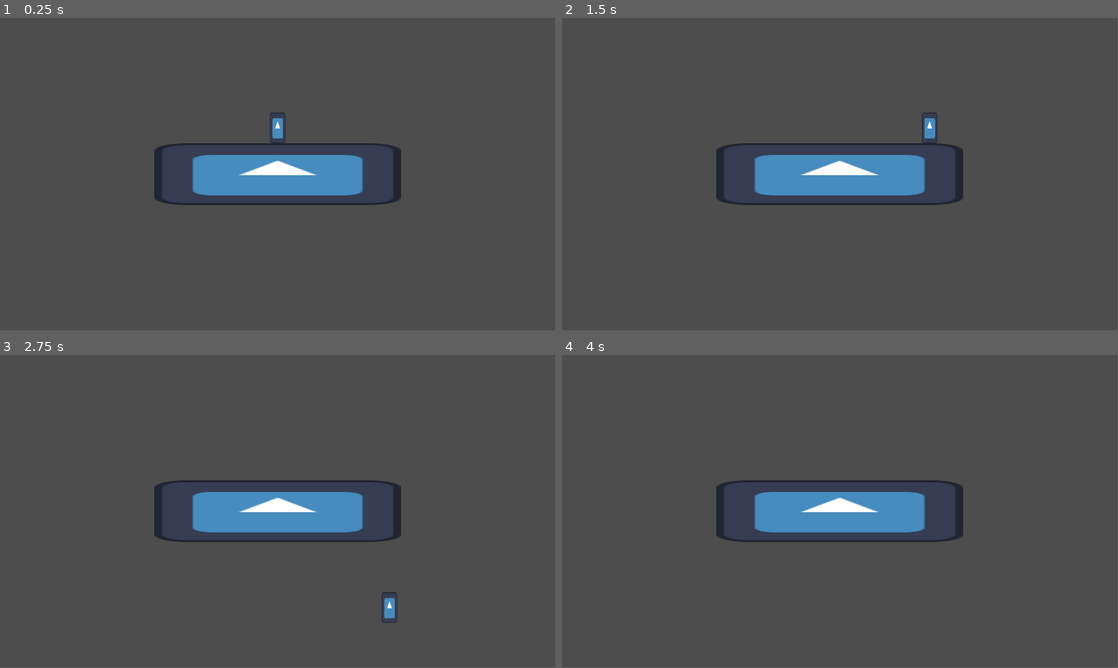
Above: before the commit, frames 1-4 (two rows, left to right).
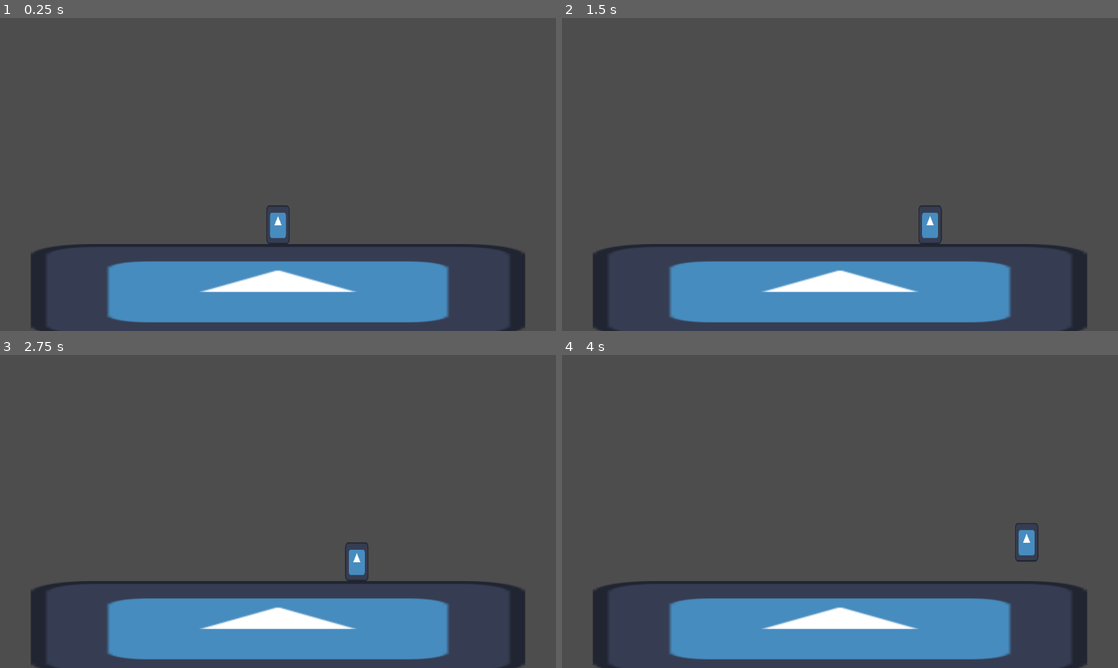
Above: after the commit, the same moments.

Repository: Shuflduf/Goose-Fight-Real
Game: Godot game, scene res://world.tscn
The game is run twice, just before and just after one commit, with the same random seed, the same clock (stepped at 60 frames per second) and the same inputs. The engine's default icon, where the game draws it, is replaced by a stand-in: a white triangle on a blue panel in a dark square.
Inputs:
- Up to frame 1 (0.25 s): no input
- Up to frame 2 (1.5 s): tap Enter at 0.5 s; hold Right (ui_right) from 0.53 s (still down); tap Z (jump) at 0.77 s
- Up to frame 3 (2.75 s): tap Z (jump) at 1.52 s; release Right (ui_right) at 2.03 s; hold Left (ui_left) from 2.03 s (still down)
- Up to frame 4 (4 s): release Left (ui_left) at 2.78 s; hold Right (ui_right) from 2.78 s (still down); tap Z (jump) at 3.02, 3.77 s
In our replay, the window is 799x449 before the commit and 800x450 after it. These sizes can differ from the game's own. Grey fills any space a smaller window leaves; there, only what the larger window draws over its background counts as a difference.

The runs differ from the first frame. In frame 1, 20% of the frame differs, in the area x 5-95%, y 30-100%; in frame 2, 20%; in frame 3, 20%; in frame 4, 20%.

Commit message:
copy roa stuff

Diff:
--- a/player.gd
+++ b/player.gd
@@ -1,10 +1,11 @@
 extends CharacterBody2D
 
-const MAX_FALL: float = 450.0
-const JUMP_FORCE: float = -350.0
-const HOP_FORCE: float = -200.0
-const HOP_WINDOW: float = 0.1
+const MAX_FALL: float = 1450.0
+const JUMP_FORCE: float = -750.0
+const HOP_FORCE: float = -400.0
+const HOP_WINDOW: float = 0.15
 const MAX_COYOTE_TIME: float = 0.1
+const GRAVITY_MULT: float = 2.0
 
 var jumping: bool = false
 var jump_timer: float = 0.0
@@ -19,7 +20,7 @@
     move_and_slide()
 
 func handle_vertical(delta: float) -> void:
-    velocity.y += get_gravity().y * delta
+    velocity.y += get_gravity().y * delta * GRAVITY_MULT
     velocity.y = min(velocity.y, MAX_FALL)
 
     if is_on_floor():
--- a/player.tscn
+++ b/player.tscn
@@ -4,7 +4,7 @@
 [ext_resource type="Texture2D" uid="uid://3xqqed77bhqb" path="res://icon.svg" id="2_i3pqv"]
 
 [sub_resource type="RectangleShape2D" id="RectangleShape2D_fj7yv"]
-size = Vector2(32, 64)
+size = Vector2(48, 80)
 
 [node name="Player" type="CharacterBody2D"]
 script = ExtResource("1_onrkg")
@@ -13,5 +13,5 @@
 shape = SubResource("RectangleShape2D_fj7yv")
 
 [node name="Sprite2D" type="Sprite2D" parent="."]
-scale = Vector2(0.25, 0.5)
+scale = Vector2(0.375, 0.625)
 texture = ExtResource("2_i3pqv")
--- a/project.godot
+++ b/project.godot
@@ -23,6 +23,10 @@
 
 settings/addon_root_folder="res://addons/debug_draw_3d"
 
+[display]
+
+window/stretch/mode="viewport"
+
 [input]
 
 jump={
--- a/world.tscn
+++ b/world.tscn
@@ -4,20 +4,21 @@
 [ext_resource type="PackedScene" uid="uid://difolhje4qshv" path="res://player.tscn" id="2_tlwt5"]
 
 [sub_resource type="RectangleShape2D" id="RectangleShape2D_tlwt5"]
-size = Vector2(512, 128)
+size = Vector2(1024, 192)
 
 [node name="World" type="Node2D"]
 
 [node name="StaticBody2D" type="StaticBody2D" parent="."]
+position = Vector2(0, 240)
 
 [node name="CollisionShape2D" type="CollisionShape2D" parent="StaticBody2D"]
 shape = SubResource("RectangleShape2D_tlwt5")
 
 [node name="Sprite2D" type="Sprite2D" parent="StaticBody2D"]
-scale = Vector2(4, 1)
+scale = Vector2(8, 1.5)
 texture = ExtResource("2_fj7yv")
 
 [node name="Player" parent="." instance=ExtResource("2_tlwt5")]
-position = Vector2(0, -112)
+position = Vector2(0, 104)
 
 [node name="Camera2D" type="Camera2D" parent="."]
